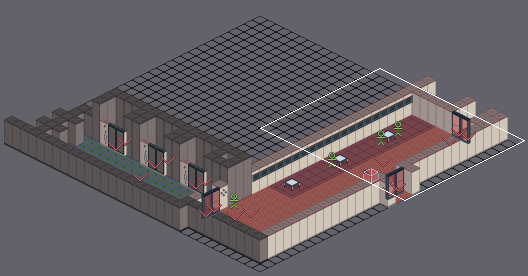
One commit to this Tiled map (JSON): src/map/floor1-primary.json. Above, an overview of the earlier version with the close-up marked.
Close-up. Before the commit:
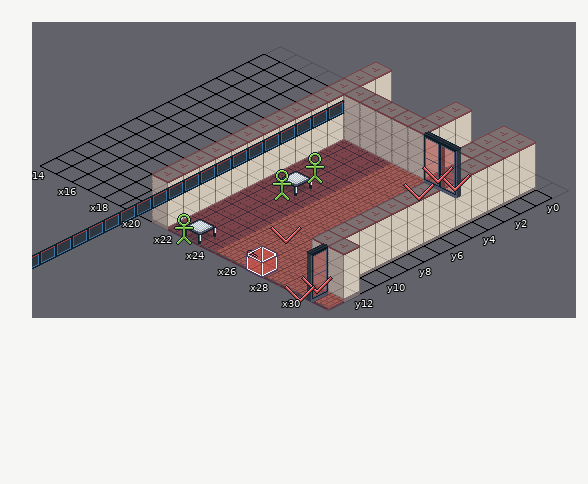
Cells are 32x16 px. Isometric: x runs down to the right, y down to the left. Shown: x 14..31, y -1..13. The commit also changed other parts of the map, which this record leaves out.
The result:
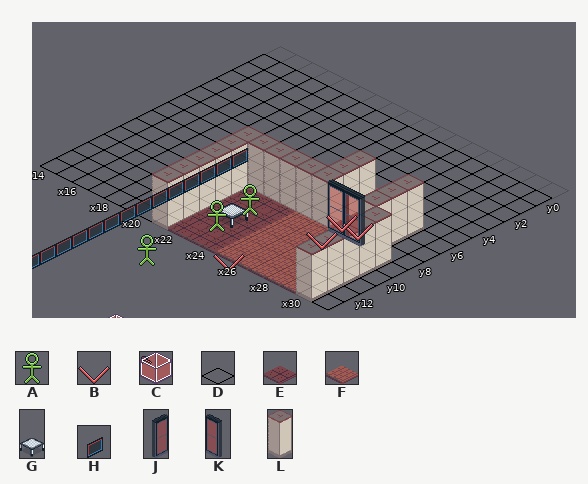
Key: from "control": A 0, B 1, C 6; from "floors": D 0, E 10, F 11; from "props": G 14; from "props_small": H 10; from "walls": J 13, K 14, L 15.
_ is an empty cell, . an unchanged one.
Objects are placed by the point they stand on, in cells (3,4 is the top-left corner of cell 3,4); size is 1x1 cell unless given.
Diff:
--- layer "Tiles"
@@ x 21..30 @@
- 0 L..FFLF.LL
- 1 LF.FFLFFLL
- 2 LLLLLLFFLL
- 3 LEEEFFFFFL
- 4 LEEEFFFFFL
- 5 LEE....FFL
- 6 LEEE.F.FFL
- 7 LEEE.F..FL
- 8 .EEEFF..FL
+ 0 D..DDDD.DD
+ 1 DD.DDDDDDD
+ 2 DDDDDDDDDD
+ 3 DDDDDDDDDD
+ 4 DDDDDDDDDD
+ 5 DDD....DDD
+ 6 DDDF.L.DLD
+ 7 DDDF.L..LD
+ 8 .LLLLL..LD
@@ x 30..31 @@
-12 .L
-13 FF
+12 .D
+13 LD
--- layer "Tiles2"
@@ x 27..28 @@
- 2 KK
+ 2 __
@@ x 23..28 @@
- 7 G.....
- 8 ....__
+ 7 _.....
+ 8 ....KK
@@ x 23..23 @@
-11 _
+11 G
@@ x 23..30 @@
-13 G......J
+13 _......_
--- layer "Objects"
-B "MarkerRedDoorBCK2" at 28.6,2.7 size 1x2
+B "MarkerRedDoorBCK2" at 28.6,8.7 size 1x2
-B "MarkerRedDoorBCK1" at 27.6,2.7 size 1x2
+B "MarkerRedDoorBCK1" at 27.6,8.8 size 1x2
-B "MarkerFromWest1" at 28,4.3 size 1x2
+B "MarkerFromWest1" at 28.1,10.4 size 1x2
-A "Floor1PrimaryGirl1" at 23.7,6.5 size 1x2
+A "Floor1PrimaryGirl1" at 23.7,10.6 size 1x2
-A "Floor1PrimaryGuy2" at 23.8,8.6 size 1x2
+A "Floor1PrimaryGuy2" at 23.7,12.6 size 1x2
-B "MarkerFloor1PrimaryGuy2-Floo" at 26.6,11.2 size 1x2
+B "MarkerFloor1PrimaryGuy2-Floo" at 26.5,14.7 size 1x2
-A "Floor1PrimaryGuy1" at 23.4,14.4 size 1x2
+(outside this view)
-B "MarkerDoorToAtrium2" at 30.7,13.3 size 1x2
+(outside this view)
-C "MarkerFromAtrium" at 27.9,14.1 size 1x2
+(outside this view)
-B "MarkerDoorToAtrium1" at 30.7,14.4 size 1x2
+(outside this view)
-H "front" at 20.4,2 size 1x2
-H "front" at 20.4,3 size 1x2
-H "front" at 20.4,4 size 1x2
-H "front" at 20.4,5 size 1x2
-H "front" at 20.4,6 size 1x2
-H "front" at 20.4,7 size 1x2
Boxes around the changes in both close-ups, in picture pixels (x1, y1, x2, y2):
changed: (174, 62, 536, 310)
